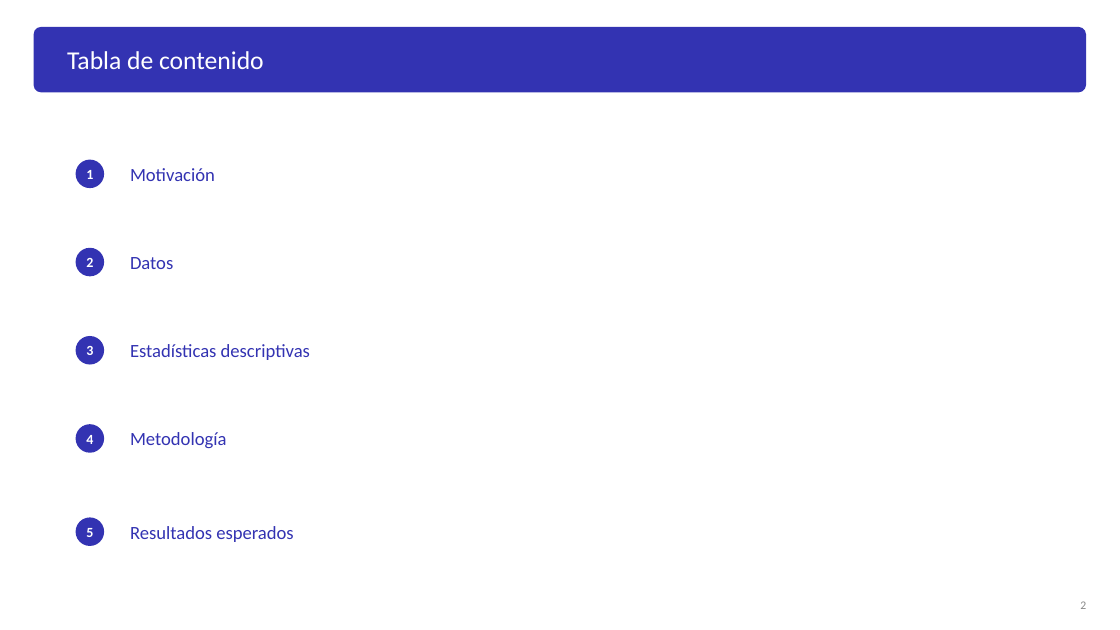
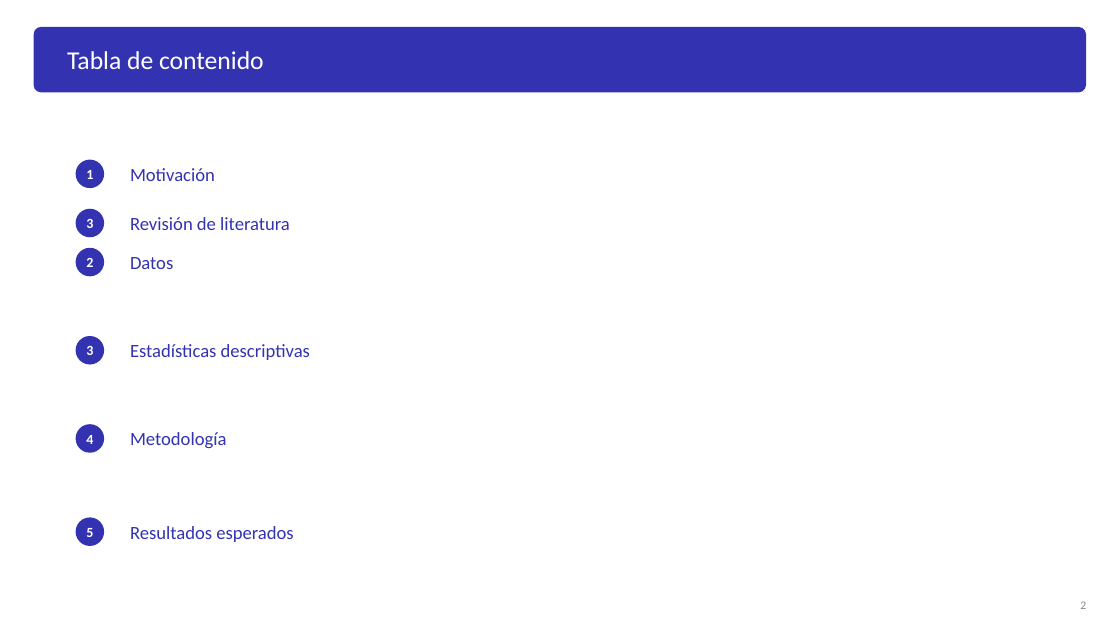
Before and after one commit to Laurarivera34/TESIS_MECA, a slide deck: slide 3 of docs/slides/asesores/Presentación_LauraRivera.pptx. Drawn at 1120x630 pixels with LibreOffice and Linux fonts; fonts in the diff are those of the drawing. Boxes give left, top, right and bottom in pixels: in the first picture for what was removed or moved away, otherwise in the second. Text is boxed around its words. In the diff, an @@ line names an element or a change of style, - is before the commit and + after.

```diff
--- a/docs/slides/asesores/Presentación_LauraRivera.pptx
+++ b/docs/slides/asesores/Presentación_LauraRivera.pptx
@@ ellipse added at bbox=[76, 208, 104, 237], fill #3333B2 @@
@@ text added at bbox=[86, 219, 93, 228], 12 pt, text #FFFFFF, bold @@
+3
@@ text added at bbox=[130, 217, 290, 230], 16 pt, text #3333B2 @@
+Revisión de literatura
```
Also in this commit, not shown: 11 other slides changed, 17 slides added, 17 slides removed, 7 other files.
